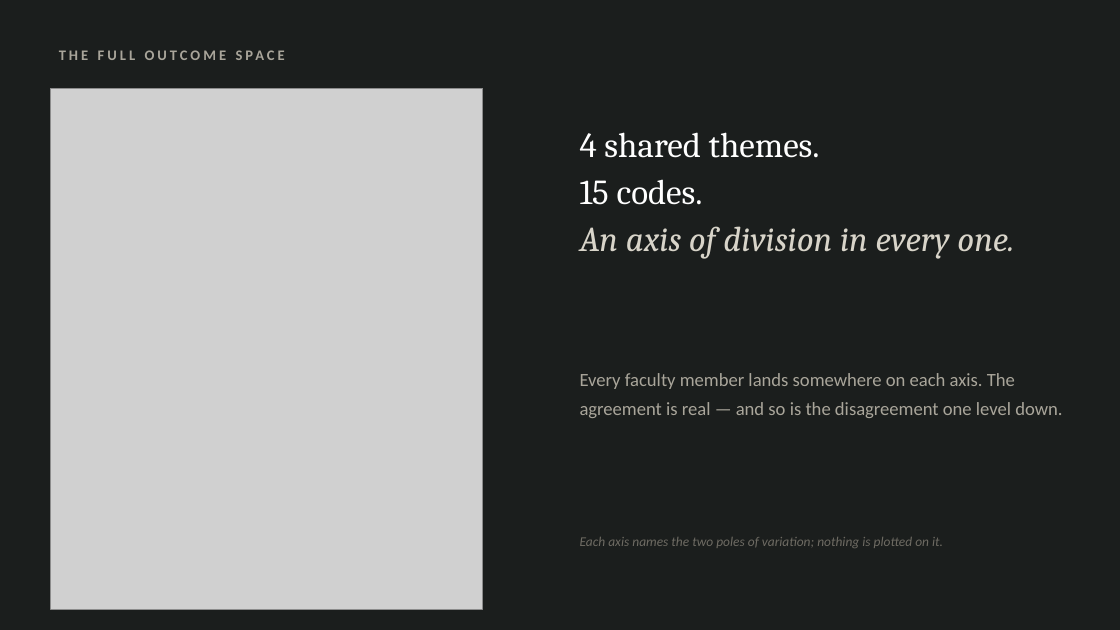
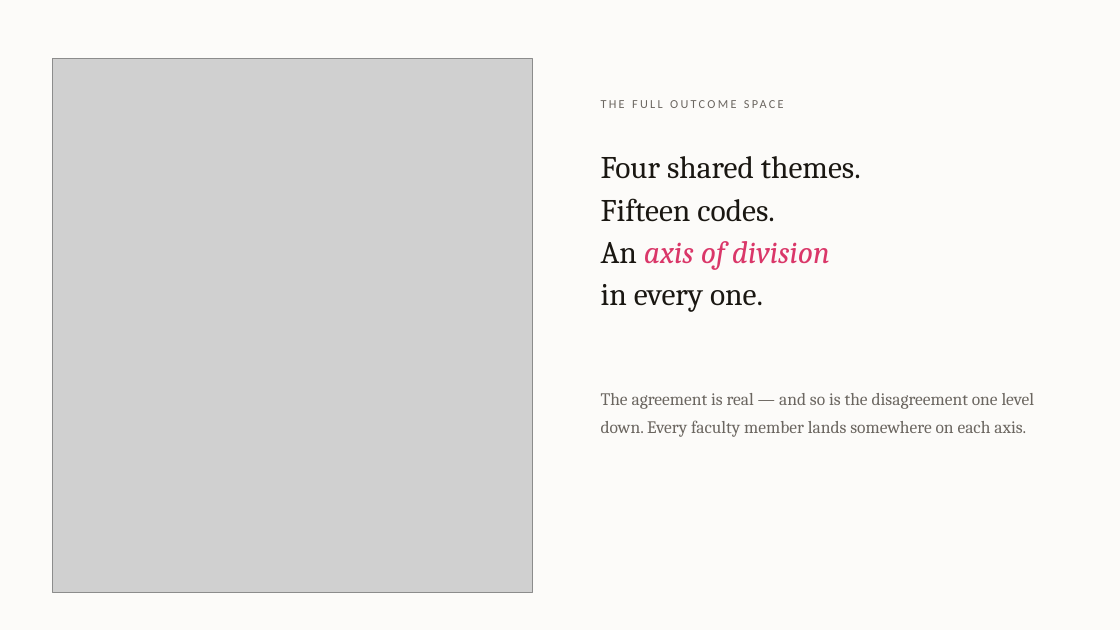
Before and after one commit to 7ahra/resnet_exploration, a slide deck: slide 14 of bcce_2026_faculty_beliefs/BCCE2026_faculty_beliefs.pptx. Drawn at 1120x630 pixels with LibreOffice and Linux fonts; fonts in the diff are those of the drawing; grey boxes stand for pictures. Boxes give left, top, right and bottom in pixels: in the first picture for what was removed or moved away, otherwise in the second. Text is boxed around its words. In the diff, an @@ line names an element or a change of style, - is before the commit and + after.

```diff
--- a/bcce_2026_faculty_beliefs/BCCE2026_faculty_beliefs.pptx
+++ b/bcce_2026_faculty_beliefs/BCCE2026_faculty_beliefs.pptx
@@ rectangle at (0,0,1120,630): fill #1B1E1D to #FCFBF9 @@
@@ picture: place and size @@
-picture at (50,88,483,609)
+picture at (52,59,532,592)
@@ text "THE FULL OUTCOME SPACE": place and size @@
-text "THE FULL OUTCOME SPACE" at (59,46,1067,80)
+text "THE FULL OUTCOME SPACE" at (601,97,1120,122)
@@ text "THE FULL OUTCOME SPACE" at (601,97,1120,122): size 12.5 to 10.5 pt, text colour #A9A59A to #6B6660, letter spacing 2.6 to 2 pt, bold off @@
@@ text at (601,156,861,312): text changed; size 30 to 27 pt; text colour #D8D4C9 to #1A1712; italic off @@
-4 shared themes.
-15 codes.
-An axis of division in every one.
+Four shared themes.
+Fifteen codes.
+An axis of division
+in every one.
@@ text at (601,393,1035,437): text changed; size 16 to 15 pt; font Calibri to Cambria; text colour #A9A59A to #6B6660 @@
-Every faculty member lands somewhere on each axis. The agreement is real — and so is the disagreement one level down.
+The agreement is real — and so is the disagreement one level down. Every faculty member lands somewhere on each axis.
@@ text removed at (580,537,943,548) @@
-Each axis names the two poles of variation; nothing is plotted on it.
```
Also in this commit, not shown: 15 other slides changed, 8 other files.
